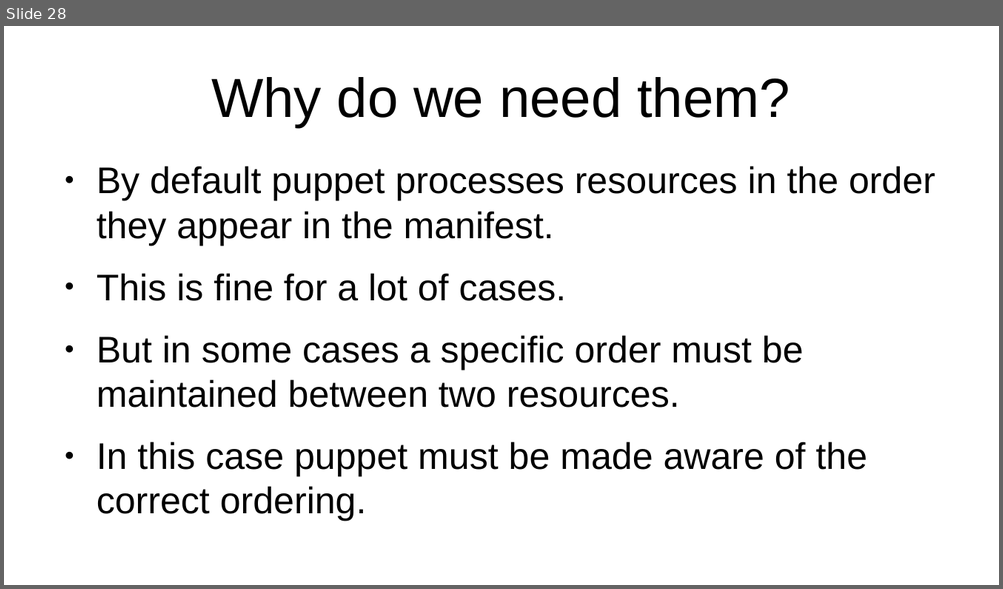
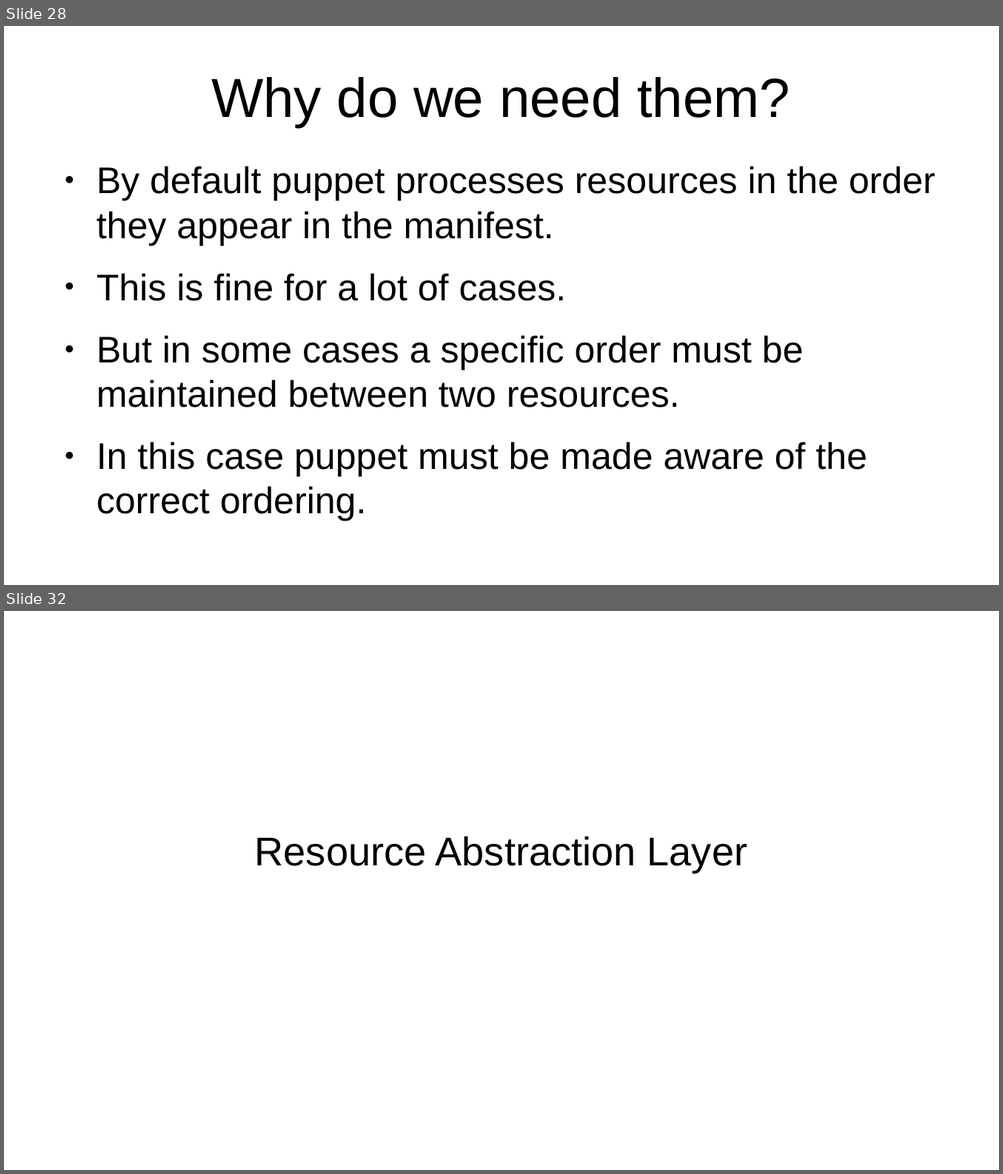
Before and after one commit to veltzer/teaching-puppet, a slide deck: slides.odp. Shown one above the other, each under a label of ours: slide 28 before the commit, slides 28 and 32 after it; the slides between them are not shown. The pictures are 1003x589 and 1003x1174 pixels, drawn with LibreOffice and Linux fonts; fonts in the diff are those of the drawing. Boxes give left, top, right and bottom in pixels: in the first picture for what was removed or moved away, otherwise in the second. Text is boxed around its words. In the diff, an @@ line names an element or a change of style, - is before the commit and + after.

```diff
--- a/slides.odp
+++ b/slides.odp
@@ slide 32 added at bbox=[4, 611, 999, 1170], background #FFFFFF @@
@@ subtitle added at bbox=[255, 836, 748, 872], 32 pt, text #000000 @@
+Resource Abstraction Layer
```
Also in this commit, not shown: 1 slide changed, 11 other slides added, 1 slide removed, 4 other files.
